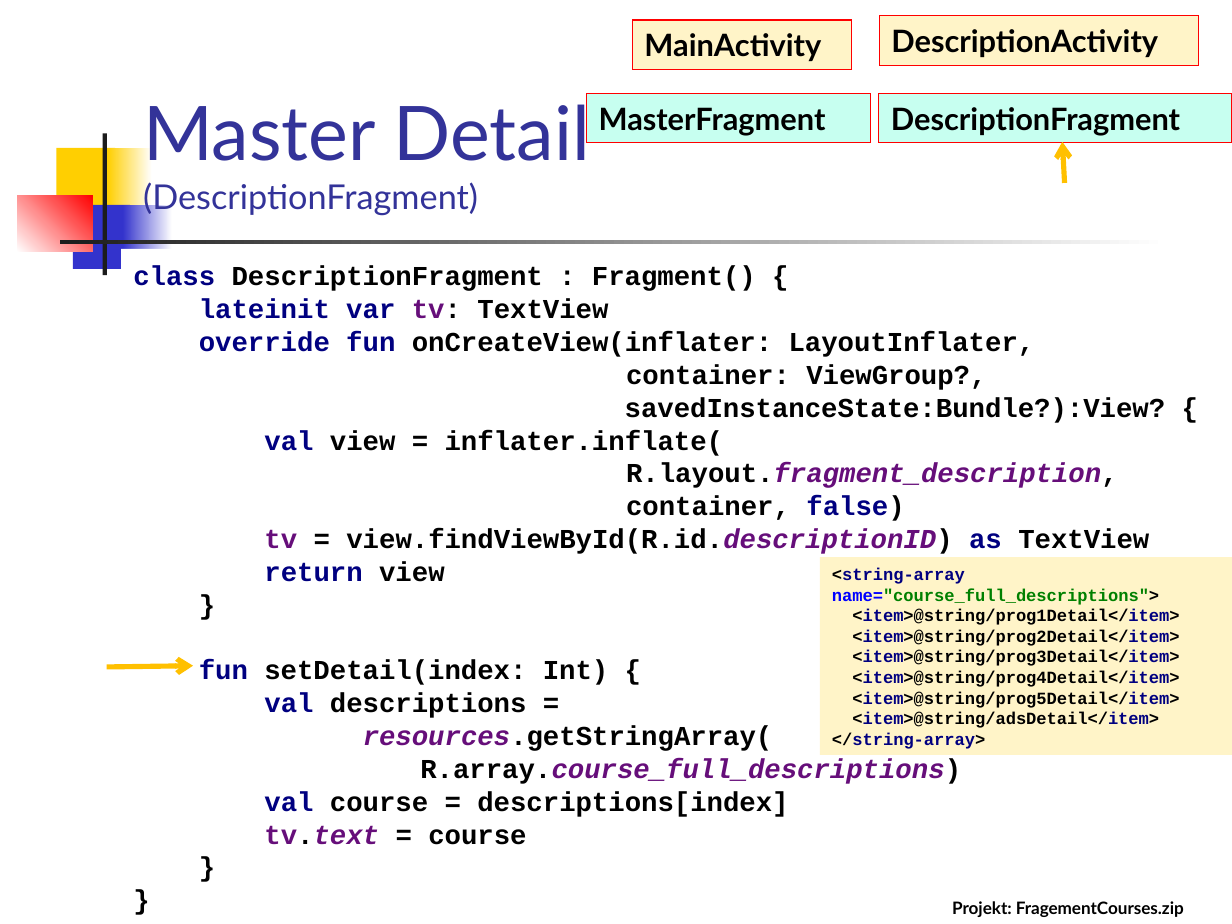
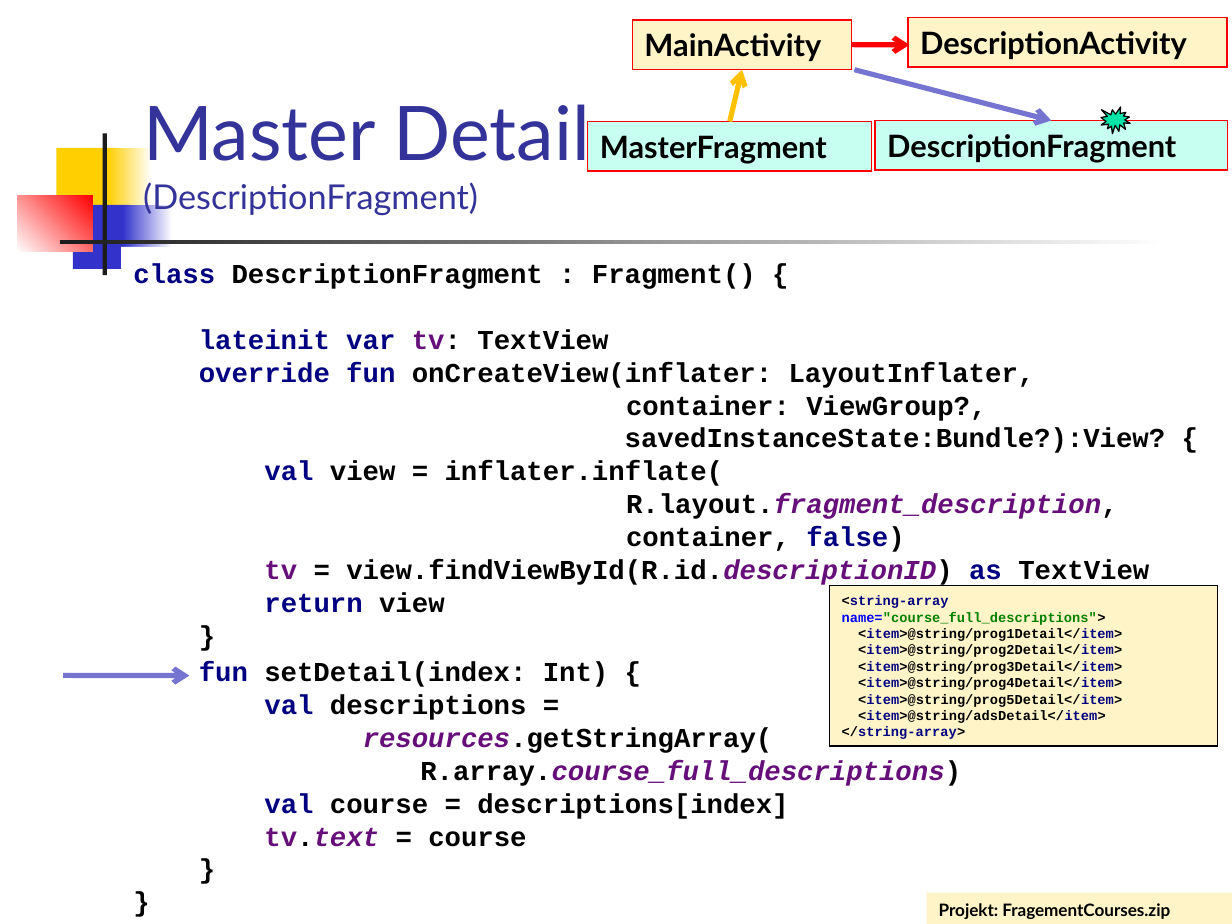
Before and after one commit to vmandro/Prednasky, a slide deck: slide 38 of 06/06_Android.ppt. Drawn at 1232x924 pixels with LibreOffice and Linux fonts; fonts in the diff are those of the drawing. Boxes give left, top, right and bottom in pixels: in the first picture for what was removed or moved away, otherwise in the second. Text is boxed around its words. In the diff, an @@ line names an element or a change of style, - is before the commit and + after.

```diff
--- a/06/06_Android.ppt
+++ b/06/06_Android.ppt
@@ rectangle "DescriptionActivity": place and size @@
-rectangle "DescriptionActivity" at <box>880,16,1199,65</box>
+rectangle "DescriptionActivity" at <box>908,17,1227,67</box>
@@ arrow added from (851, 44) to (909, 44), #FF0000 3 pt @@
@@ arrow added from (729, 122) to (742, 70), #FFC000 3 pt @@
@@ arrow added from (855, 70) to (1051, 121), #7575D1 3 pt @@
@@ irregular seal added at <box>1101,107,1131,134</box>, fill #00E4A8, outline #000000 0.74 pt @@
@@ rectangle "MasterFragment": place and size @@
-rectangle "MasterFragment" at <box>586,94,870,143</box>
+rectangle "MasterFragment" at <box>588,122,871,171</box>
@@ rectangle "DescriptionFragment": place and size @@
-rectangle "DescriptionFragment" at <box>878,94,1231,143</box>
+rectangle "DescriptionFragment" at <box>875,121,1227,170</box>
@@ arrow removed from (1064, 182) to (1062, 142) @@
@@ rectangle "class DescriptionFragment : Fragment() {": place and size @@
-rectangle "class DescriptionFragment : Fragment() {" at <box>133,266,1166,845</box>
+rectangle "class DescriptionFragment : Fragment() {" at <box>121,246,1232,924</box>
@@ text in rectangle at <box>133,264,1035,388</box>: text changed @@
-class DescriptionFragment : Fragment() {
-lateinit var tv: TextView
-override fun onCreateView(inflater: LayoutInflater,
+class DescriptionFragment : Fragment() {
+lateinit var tv: TextView
+override fun onCreateView(inflater: LayoutInflater,
@@ rectangle "<string-array name="course_full_descriptions"> <item>@string ...": place and size @@
-rectangle "<string-array name="course_full_descriptions"> <item>@string ..." at <box>819,557,1232,755</box>
+rectangle "<string-array name="course_full_descriptions"> <item>@string ..." at <box>829,585,1217,745</box>
@@ rectangle "<string-array name="course_full_descriptions"> <item>@string ..." at <box>829,585,1217,745</box>: size 10 to 8 pt; outline none to #000000 0.74 pt @@
@@ arrow moved from (107, 667) - (193, 665) to (63, 675) - (190, 675) @@
@@ arrow (63, 675) - (190, 675): stroke #FFC000 3 pt to #7575D1 3 pt @@
@@ rectangle "Projekt: FragementCourses.zip": place and size @@
-rectangle "Projekt: FragementCourses.zip" at <box>952,901,1184,917</box>
+rectangle "Projekt: FragementCourses.zip" at <box>926,893,1232,924</box>
@@ rectangle "Projekt: FragementCourses.zip" at <box>926,893,1232,924</box>: fill none to #FFF4C8 @@
```
Also in this commit, not shown: 39 other slides changed, 1 slide added, 1 slide removed, 2 other files.
